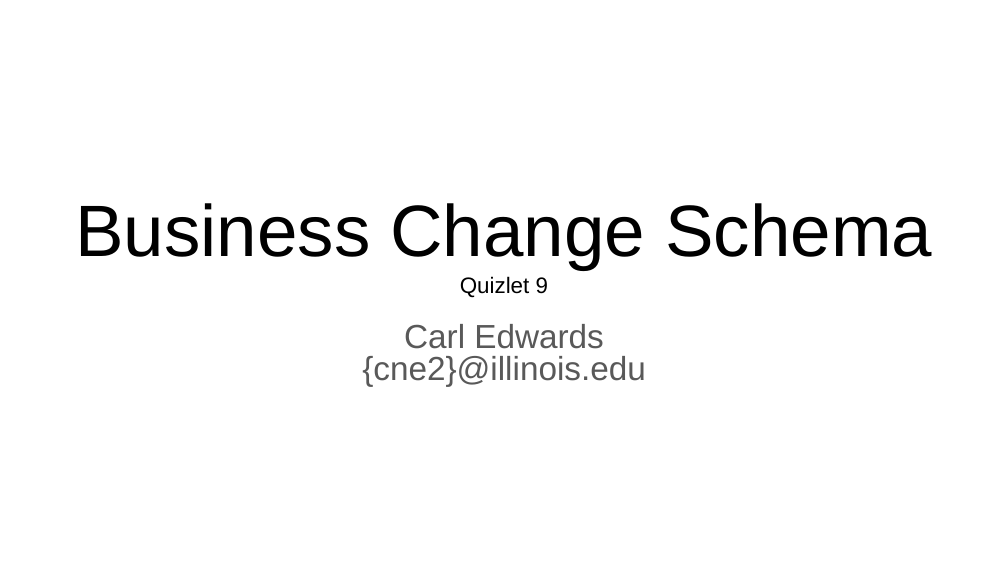
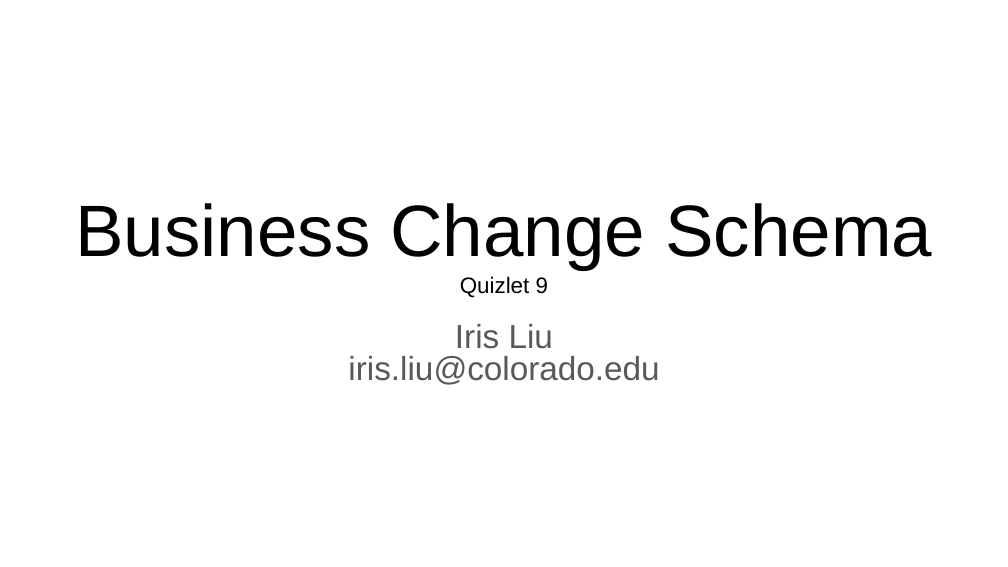
Before and after one commit to RESIN-KAIROS/schemalib, a slide deck: slide 1 of hrf/business_change.pptx. Drawn at 1008x567 pixels with LibreOffice and Linux fonts; fonts in the diff are those of the drawing. Boxes give left, top, right and bottom in pixels: in the first picture for what was removed or moved away, otherwise in the second. Text is boxed around its words. In the diff, an @@ line names an element or a change of style, - is before the commit and + after.

Commit message:
business change

```diff
--- a/hrf/business_change.pptx
+++ b/hrf/business_change.pptx
@@ subtitle at [348,324,659,385]: text changed @@
-Carl Edwards
-{cne2}@illinois.edu
+Iris Liu
+iris.liu@colorado.edu
```
Also in this commit, not shown: 8 slides added, 11 slides removed, 4 other files.
